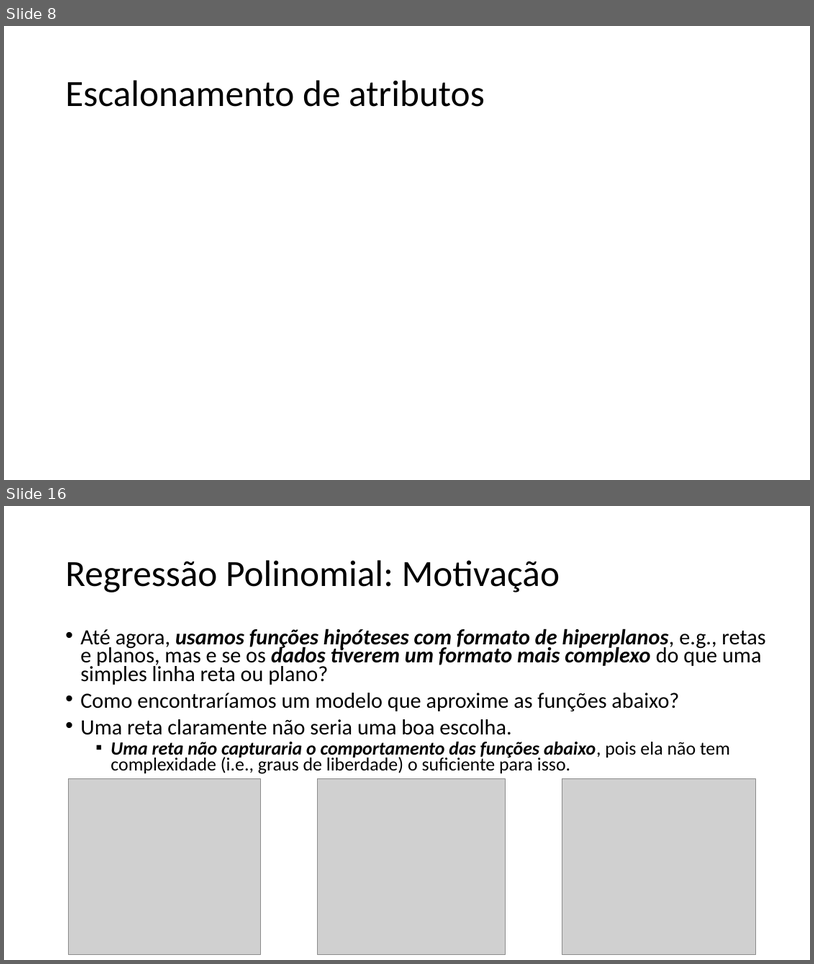
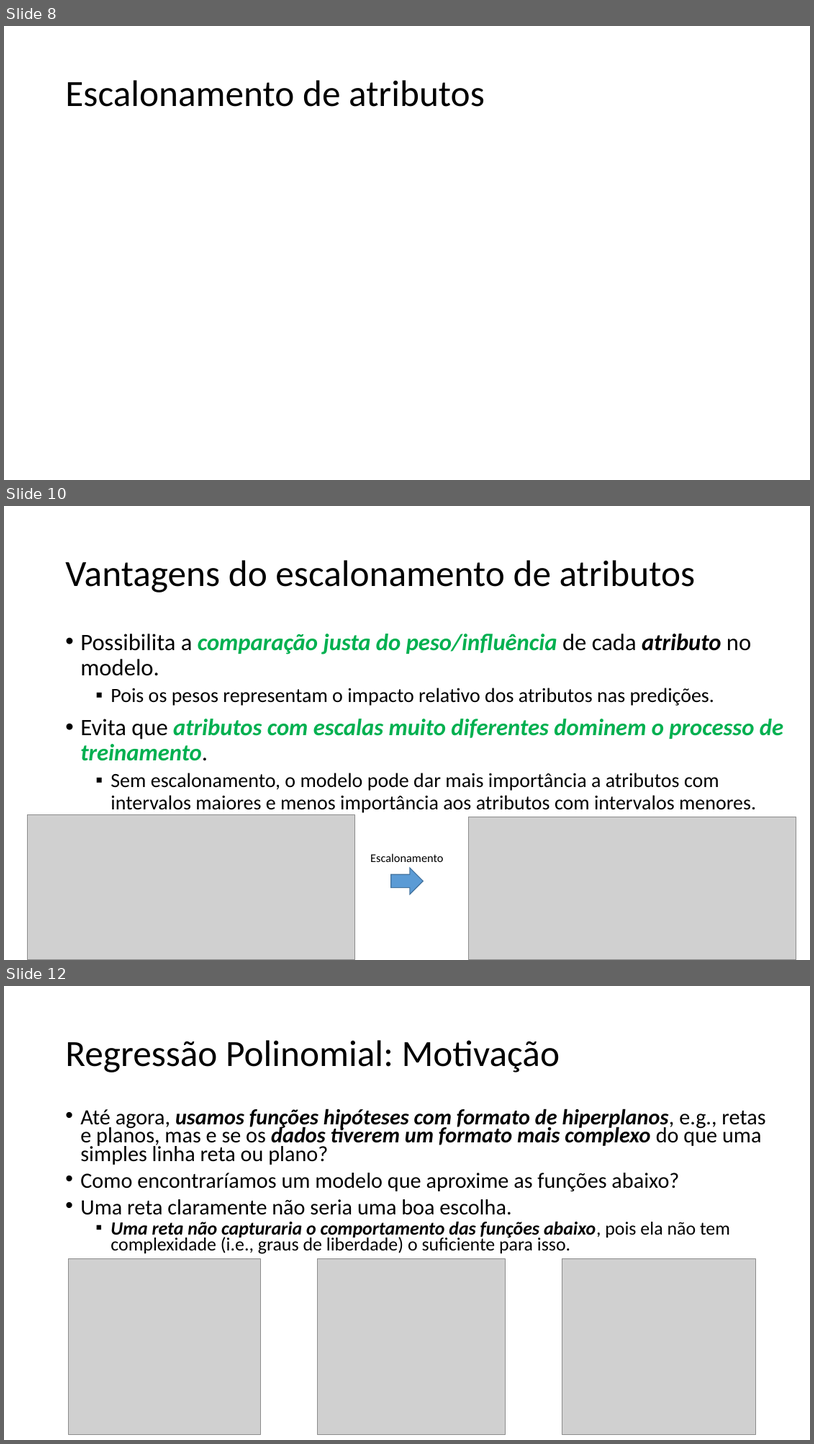
Before and after one commit to zz4fap/t319_aprendizado_de_maquina, a slide deck: slides/T319_Regressão_Linear (Parte IV).pptx. Shown one above the other, each under a label of ours: slides 8 and 16 before the commit, slides 8, 10 and 12 after it; the slides between them are not shown. The pictures are 814x964 and 814x1444 pixels, drawn with LibreOffice and Linux fonts; fonts in the diff are those of the drawing; grey boxes stand for pictures. Boxes give left, top, right and bottom in pixels: in the first picture for what was removed or moved away, otherwise in the second. Text is boxed around its words. In the diff, an @@ line names an element or a change of style, - is before the commit and + after.

```diff
--- a/slides/T319_Regressão_Linear (Parte IV).pptx
+++ b/slides/T319_Regressão_Linear (Parte IV).pptx
@@ slide 10 added at box(4, 506, 810, 960), background #FFFFFF @@
@@ title added at box(65, 560, 696, 592), 44 pt, text #000000 @@
+Vantagens do escalonamento de atributos
@@ text added at box(80, 633, 784, 813), 24 pt, text #000000 @@
+• Possibilita a comparação justa do peso/influência de cada atributo no modelo.
+  ▪ Pois os pesos representam o impacto relativo dos atributos nas predições.
+• Evita que atributos com escalas muito diferentes dominem o processo de treinamento.
+  ▪ Sem escalonamento, o modelo pode dar mais importância a atributos com intervalos maiores e menos importância aos atributos com intervalos menores.
@@ picture added at box(28, 815, 355, 959) @@
@@ picture added at box(469, 816, 797, 959) @@
@@ text added at box(370, 853, 443, 862), 14 pt, text #000000 @@
+Escalonamento
@@ down arrow added at box(391, 867, 424, 894), fill #5B9BD5, outline #43739E 1 pt @@
@@ what was slide 16 is now slide 12 @@
```
Also in this commit, not shown: 1 slide changed, 5 slides removed, 3 other files.
